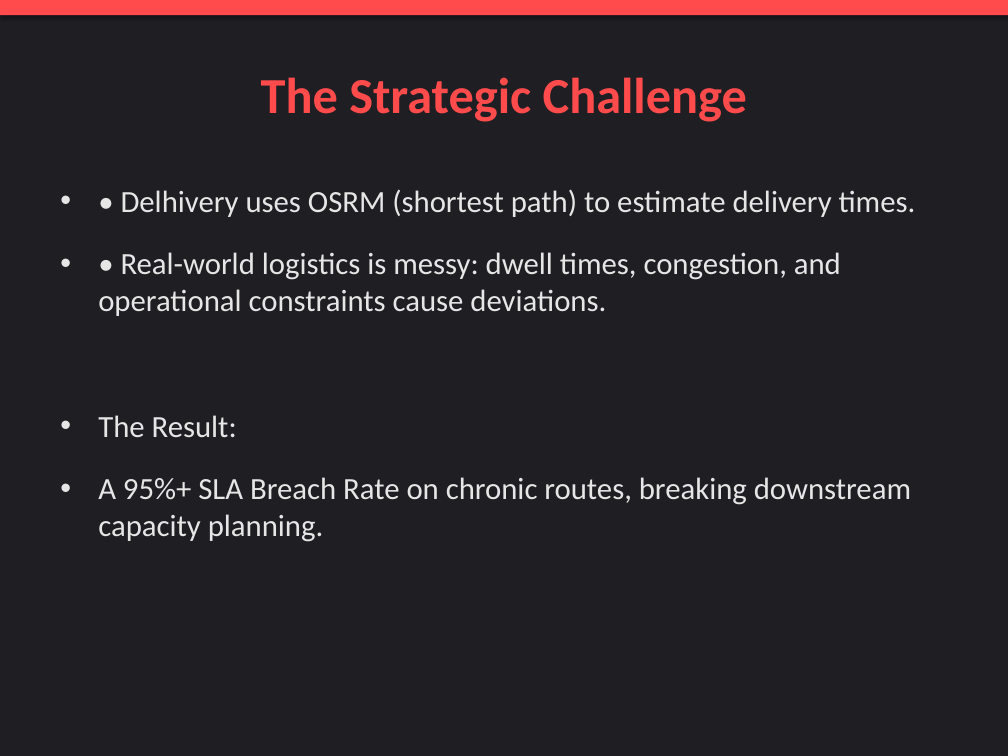
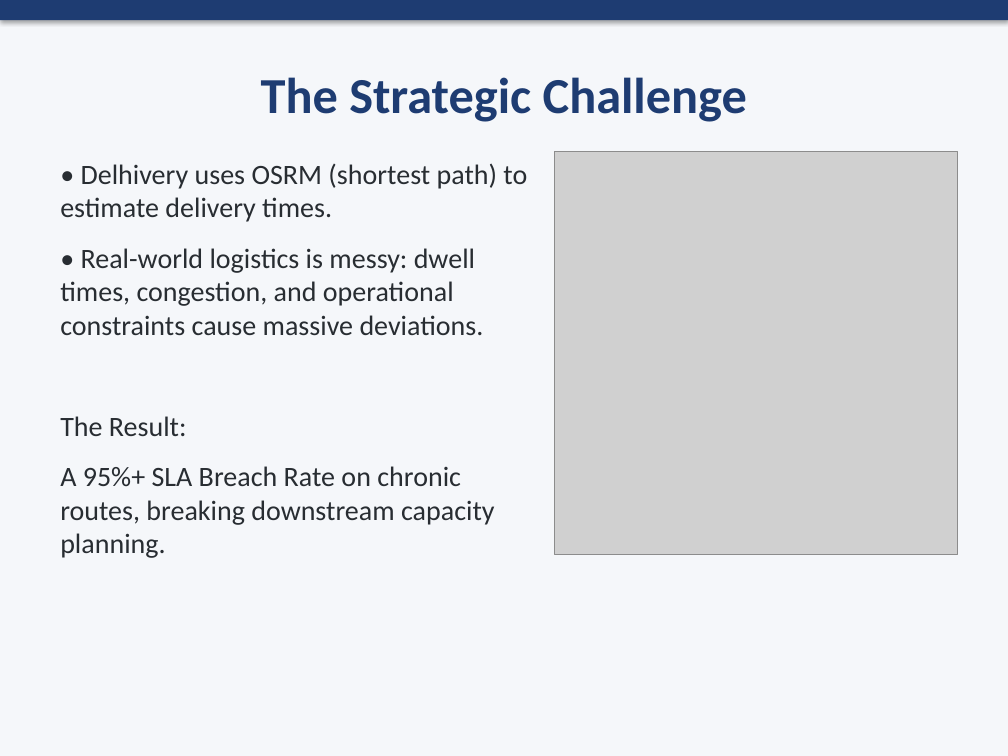
Before and after one commit to Shikhyy/Delhivery-Graph-Intelligence-System, a slide deck: slide 2 of Pitch_Deck.pptx. Drawn at 1008x756 pixels with LibreOffice and Linux fonts; fonts in the diff are those of the drawing; grey boxes stand for pictures. Boxes give left, top, right and bottom in pixels: in the first picture for what was removed or moved away, otherwise in the second. Text is boxed around its words. In the diff, an @@ line names an element or a change of style, - is before the commit and + after.

Commit message:
Enhance PPTX with minimalist corporate design and AI-generated vector doodles

```diff
--- a/Pitch_Deck.pptx
+++ b/Pitch_Deck.pptx
@@ background #1E1E23 to #F5F7FA @@
@@ rectangle: place and size @@
-rectangle at [0,0,1008,15]
+rectangle at [0,0,1008,20]
@@ rectangle at [0,0,1008,20]: fill #FF4B4B to #1E3C72 @@
@@ title "The Strategic Challenge" at [261,77,747,122]: text colour #FF4B4B to #1E3C72 @@
@@ text "• Delhivery uses OSRM (shortest ...": place and size @@
-text "• Delhivery uses OSRM (shortest ..." at [98,189,916,542]
+text "• Delhivery uses OSRM (shortest ..." at [60,163,527,558]
@@ text at [60,163,527,558]: size 22 to 20 pt, text colour #E6E6E6 to #282D32 in "• Delhivery uses OSRM (shortest path) to ...", "The Result:", "A 95%+ SLA Breach Rate on chronic ..."; bullet • to none; less space between paragraphs @@
@@ picture added at [554,151,958,554] @@
@@ text at [60,248,484,335]: text changed; size 22 to 20 pt; text colour #E6E6E6 to #282D32 @@
-• • Real-world logistics is messy: dwell times, congestion, and operational constraints cause deviations.
+• Real-world logistics is messy: dwell times, congestion, and operational constraints cause massive deviations.
```
Also in this commit, not shown: 8 other slides changed, 4 other files.
